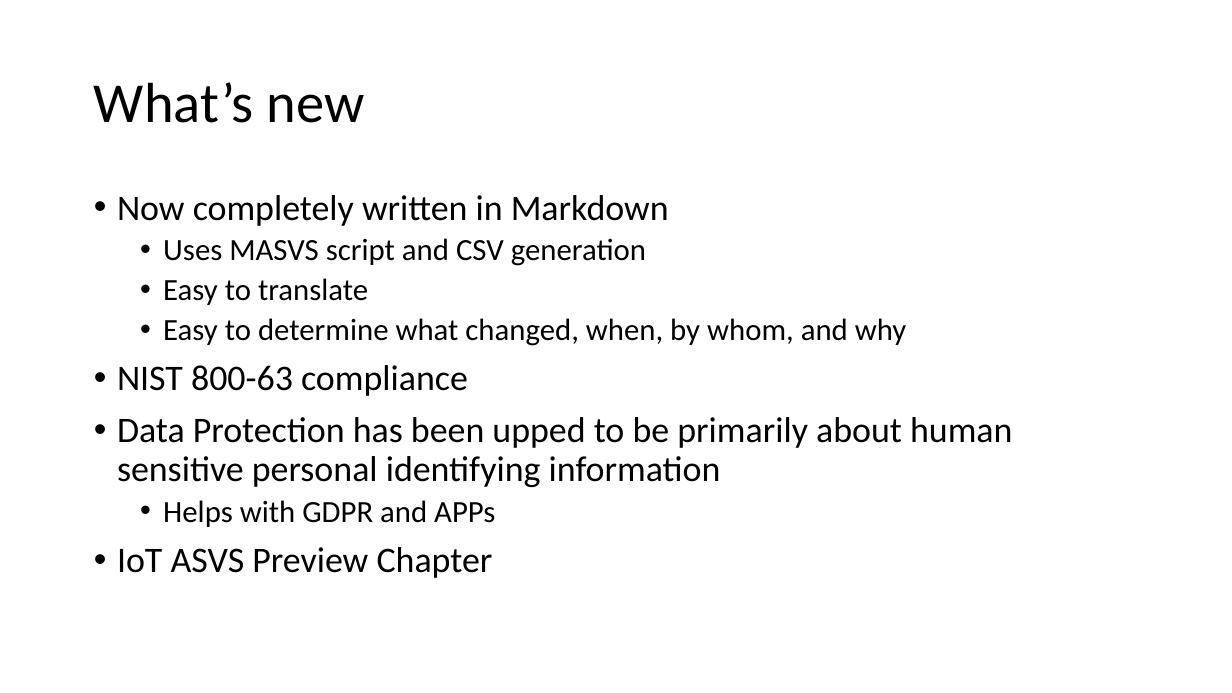
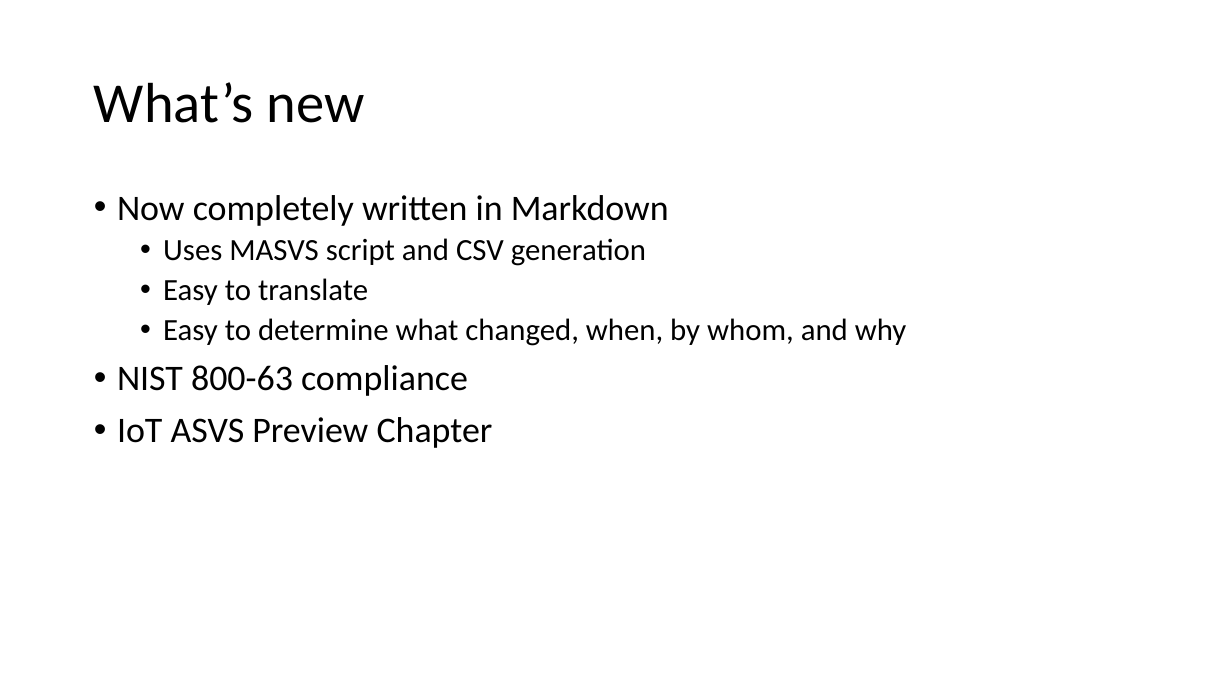
Before and after one commit to OWASP/ASVS, a slide deck: slide 7 of 4.0/presentations/NullCon 2019 ASVS 4.0 Release.pptx. Drawn at 1232x693 pixels with LibreOffice and Linux fonts; fonts in the diff are those of the drawing; background and template pictures are left out. Boxes give left, top, right and bottom in pixels: in the first picture for what was removed or moved away, otherwise in the second. Text is boxed around its words. In the diff, an @@ line names an element or a change of style, - is before the commit and + after.

```diff
--- a/4.0/presentations/NullCon 2019 ASVS 4.0 Release.pptx
+++ b/4.0/presentations/NullCon 2019 ASVS 4.0 Release.pptx
@@ text at [117, 417, 1012, 527]: paragraphs removed @@
-• Data Protection has been upped to be primarily about human sensitive personal identifying information
-  • Helps with GDPR and APPs
```
Also in this commit, not shown: 9 other slides changed, 5 slides added.
